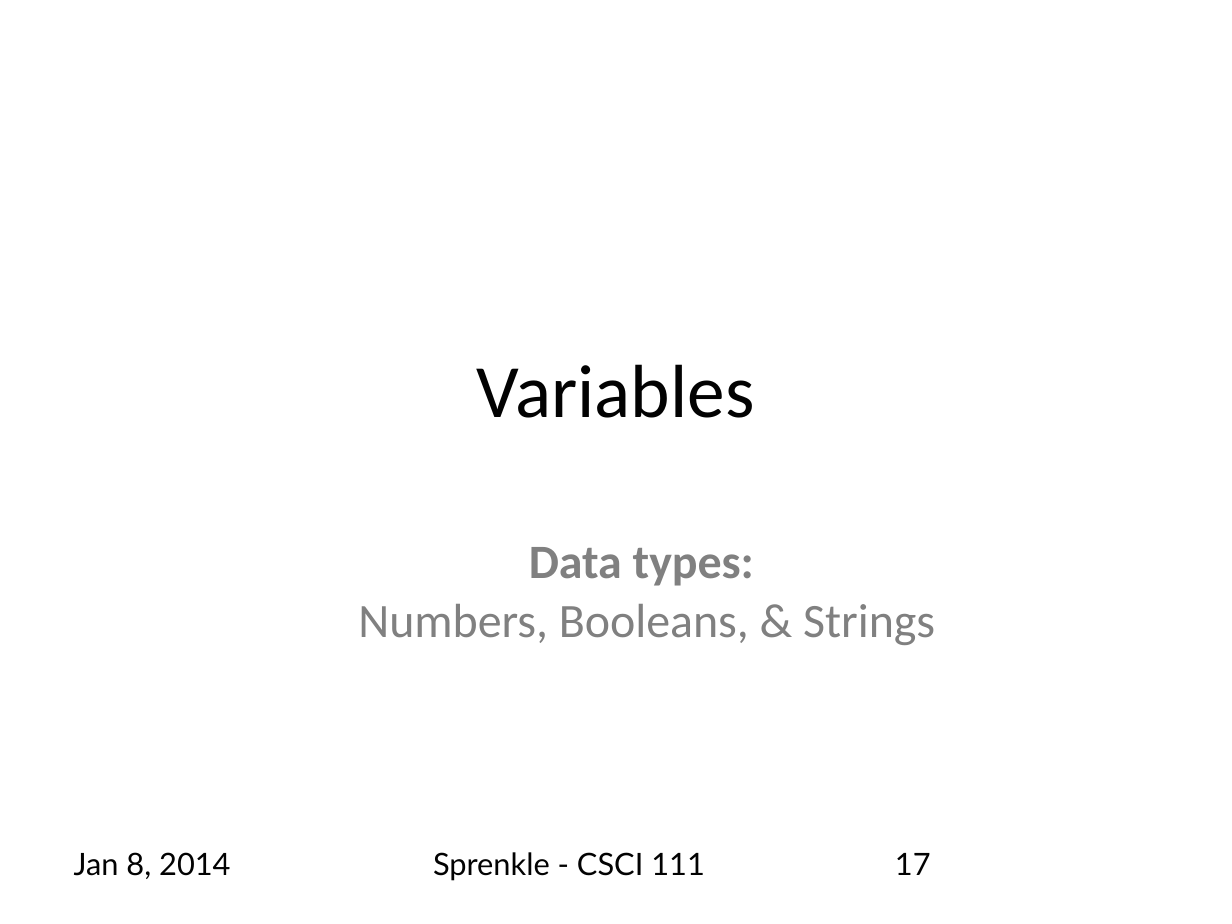
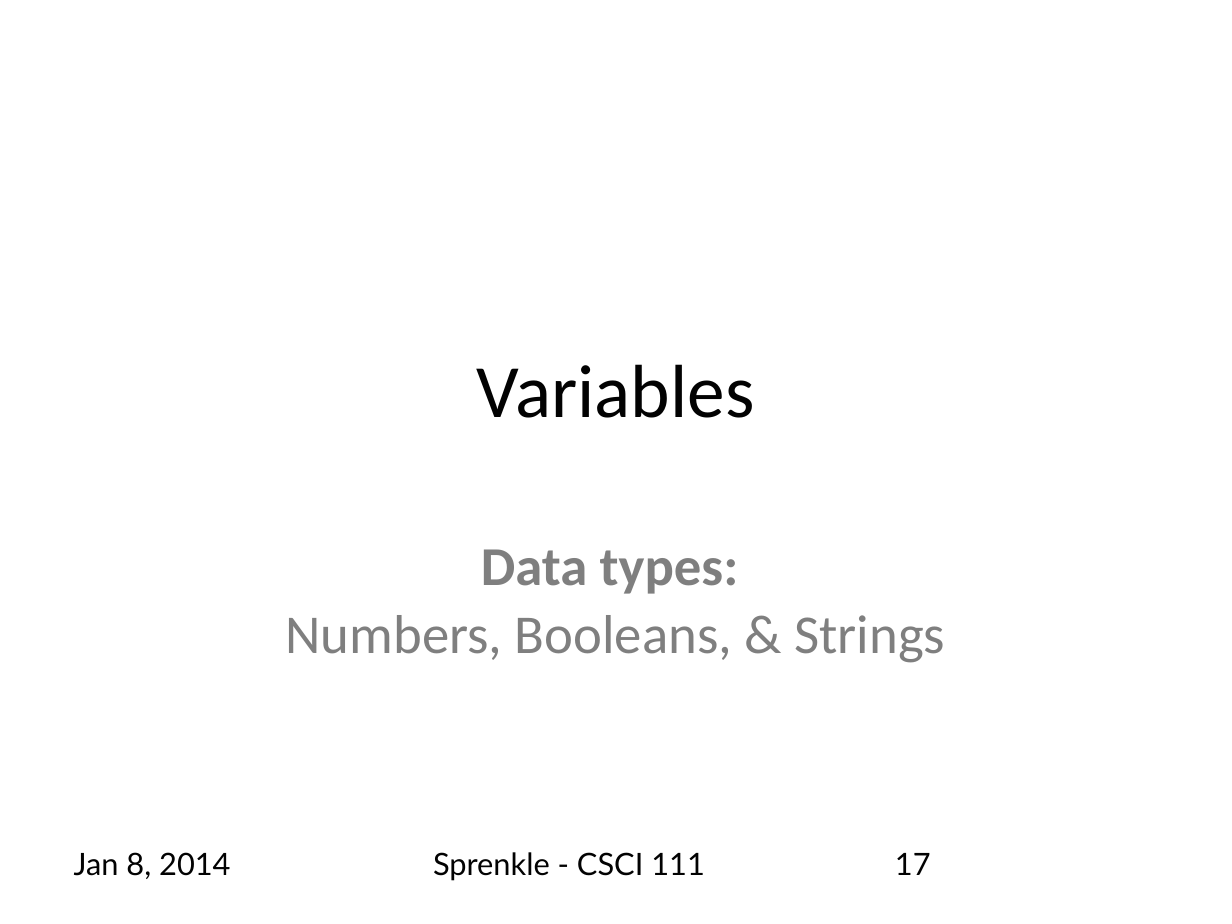
Before and after one commit to emhill/117-S15, a slide deck: slide 17 of src/morea/materials/04-python-intro.pptx. Drawn at 1232x924 pixels with LibreOffice and Linux fonts; fonts in the diff are those of the drawing. Boxes give left, top, right and bottom in pixels: in the first picture for what was removed or moved away, otherwise in the second. Text is boxed around its words. In the diff, an @@ line names an element or a change of style, - is before the commit and + after.

```diff
--- a/src/morea/materials/04-python-intro.pptx
+++ b/src/morea/materials/04-python-intro.pptx
@@ subtitle "Data types: Numbers, Booleans, & ..." at box(285, 549, 945, 663): size 28 to 32 pt, text colour #808080 to #7F7F7F; list level 2 to 1 in "Data types: Numbers, Booleans, & ..." @@
```
Also in this commit, not shown: 10 other slides changed, 2 slides added, 1 slide removed, 6 other files.
